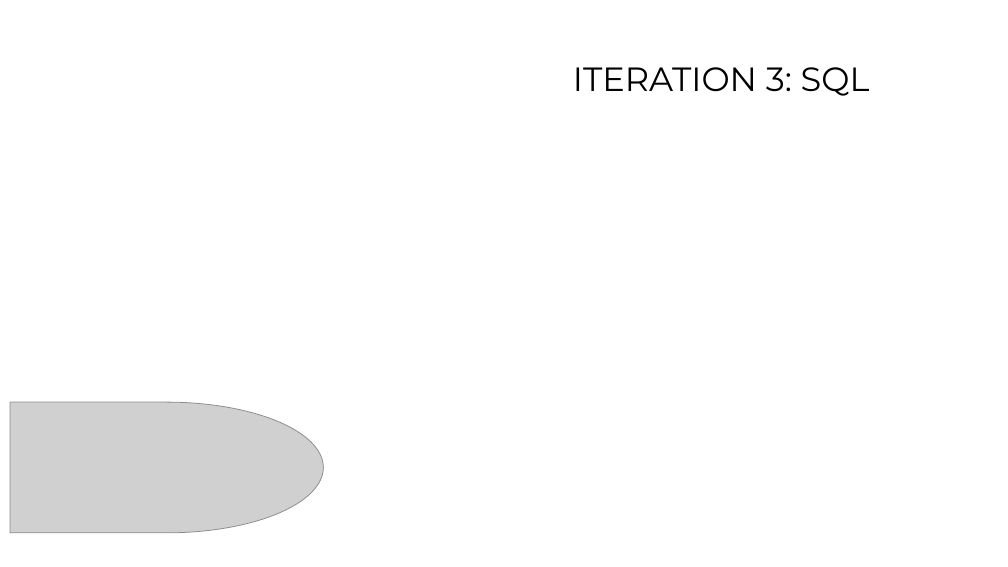
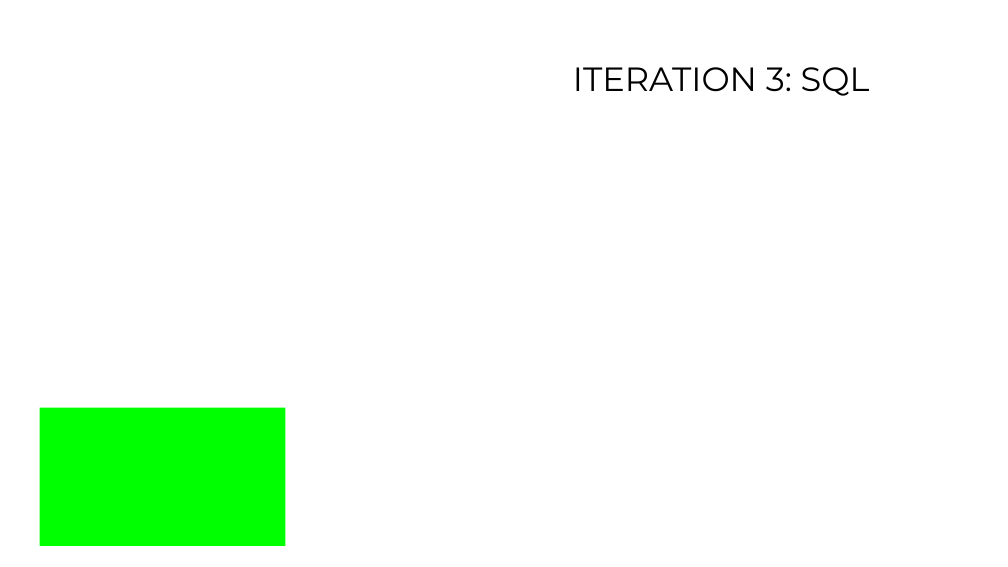
Before and after one commit to nozzyFTW/DailyChessPuzzle, a slide deck: slide 11 of Individual Digital solution.pptx. Drawn at 1008x567 pixels with LibreOffice and Linux fonts; fonts in the diff are those of the drawing; grey boxes stand for pictures; background and template pictures are left out. Boxes give left, top, right and bottom in pixels: in the first picture for what was removed or moved away, otherwise in the second. Text is boxed around its words. In the diff, an @@ line names an element or a change of style, - is before the commit and + after.

```diff
--- a/Individual Digital solution.pptx
+++ b/Individual Digital solution.pptx
@@ picture removed at [10, 402, 323, 533] @@
@@ rectangle added at [39, 408, 285, 546], fill #00FF00 @@
```
Also in this commit, not shown: 3 other slides changed, 2 slides added, 35 other files.
